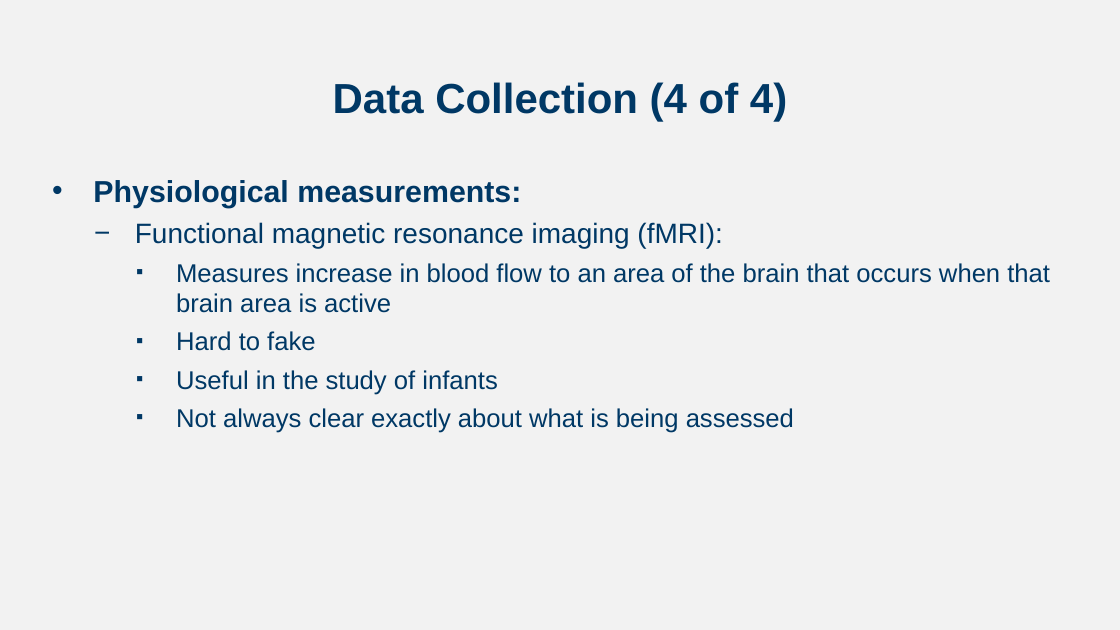
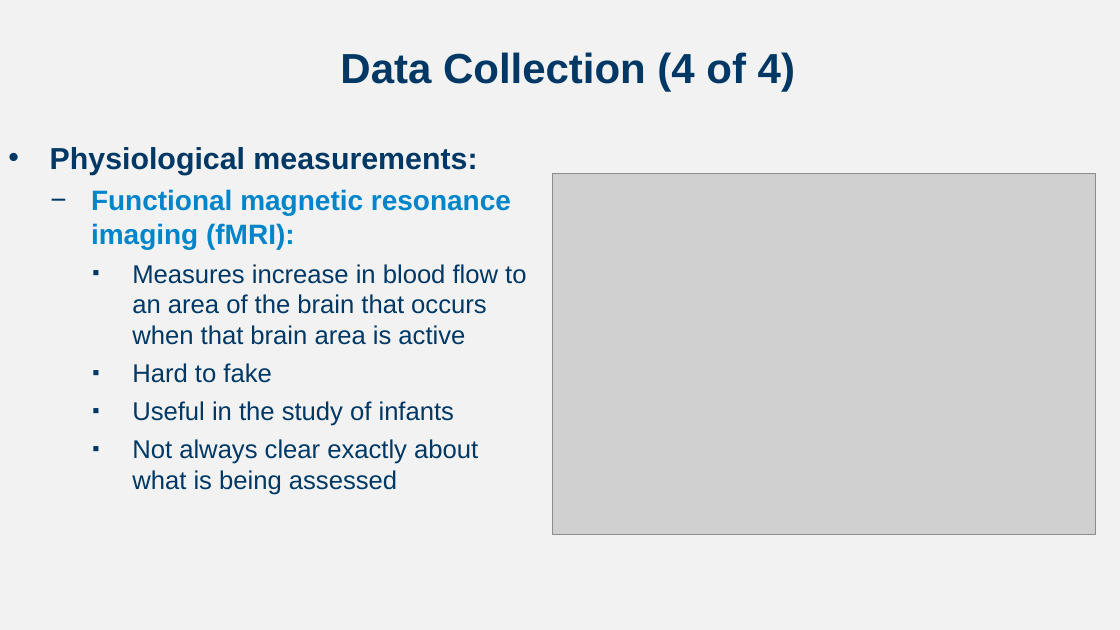
Before and after one commit to npm27/Teaching-Materials, a slide deck: slide 21 of Developmental Fall 23/Slides/Chapter 1.pptx. Drawn at 1120x630 pixels with LibreOffice and Linux fonts; fonts in the diff are those of the drawing; grey boxes stand for pictures. Boxes give left, top, right and bottom in pixels: in the first picture for what was removed or moved away, otherwise in the second. Text is boxed around its words. In the diff, an @@ line names an element or a change of style, - is before the commit and + after.

```diff
--- a/Developmental Fall 23/Slides/Chapter 1.pptx
+++ b/Developmental Fall 23/Slides/Chapter 1.pptx
@@ title "Data Collection (4 of 4)": place and size @@
-title "Data Collection (4 of 4)" at box(333, 82, 787, 121)
+title "Data Collection (4 of 4)" at box(340, 52, 795, 92)
@@ text "Physiological measurements:": place and size @@
-text "Physiological measurements:" at box(93, 180, 1050, 433)
+text "Physiological measurements:" at box(50, 147, 526, 495)
@@ picture added at box(553, 173, 1096, 534) @@
@@ text at box(91, 189, 511, 249): text colour #003865 to #0085CA, bold on in "Functional magnetic resonance imaging (fMRI):" @@
```
Also in this commit, not shown: 6 other slides changed.
